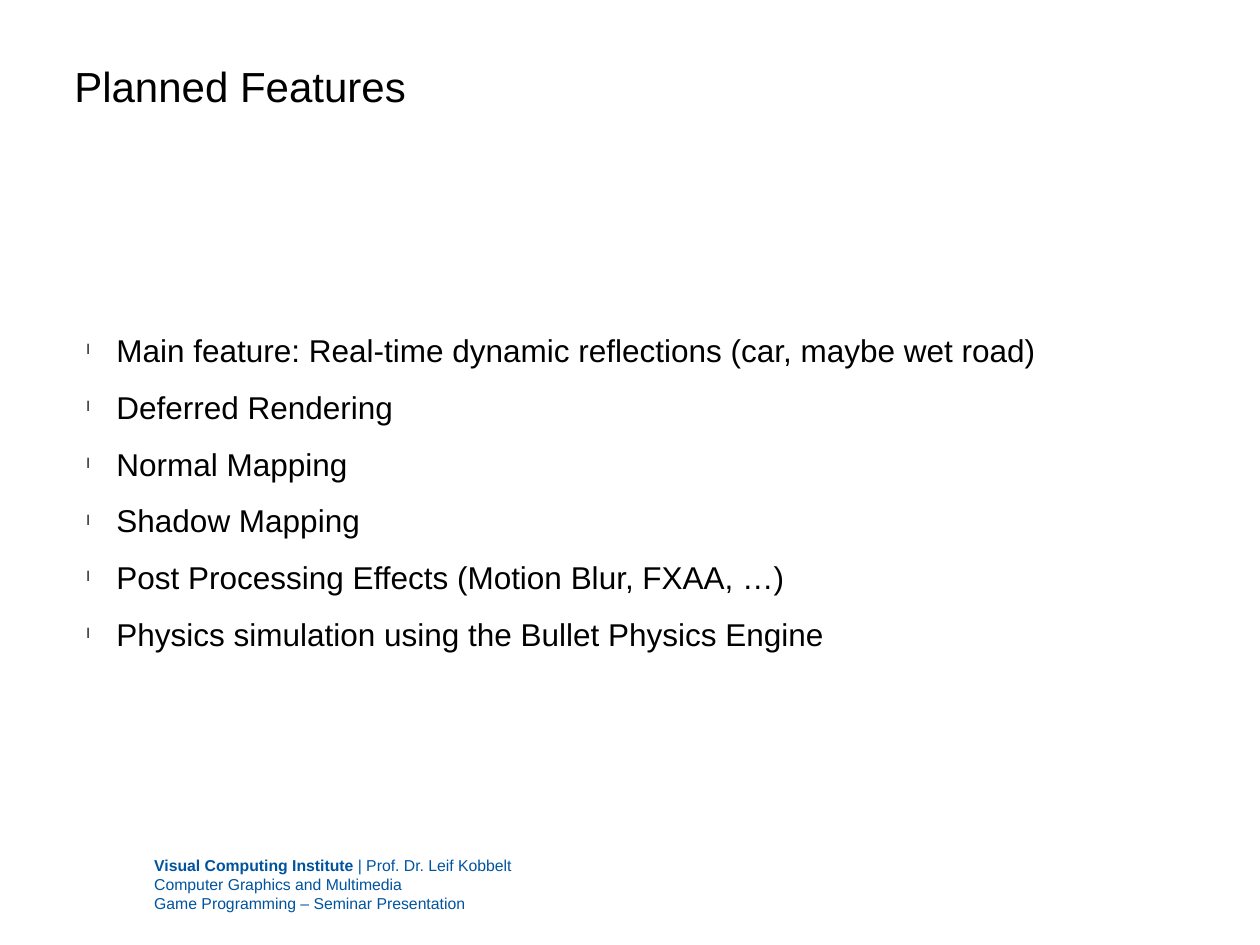
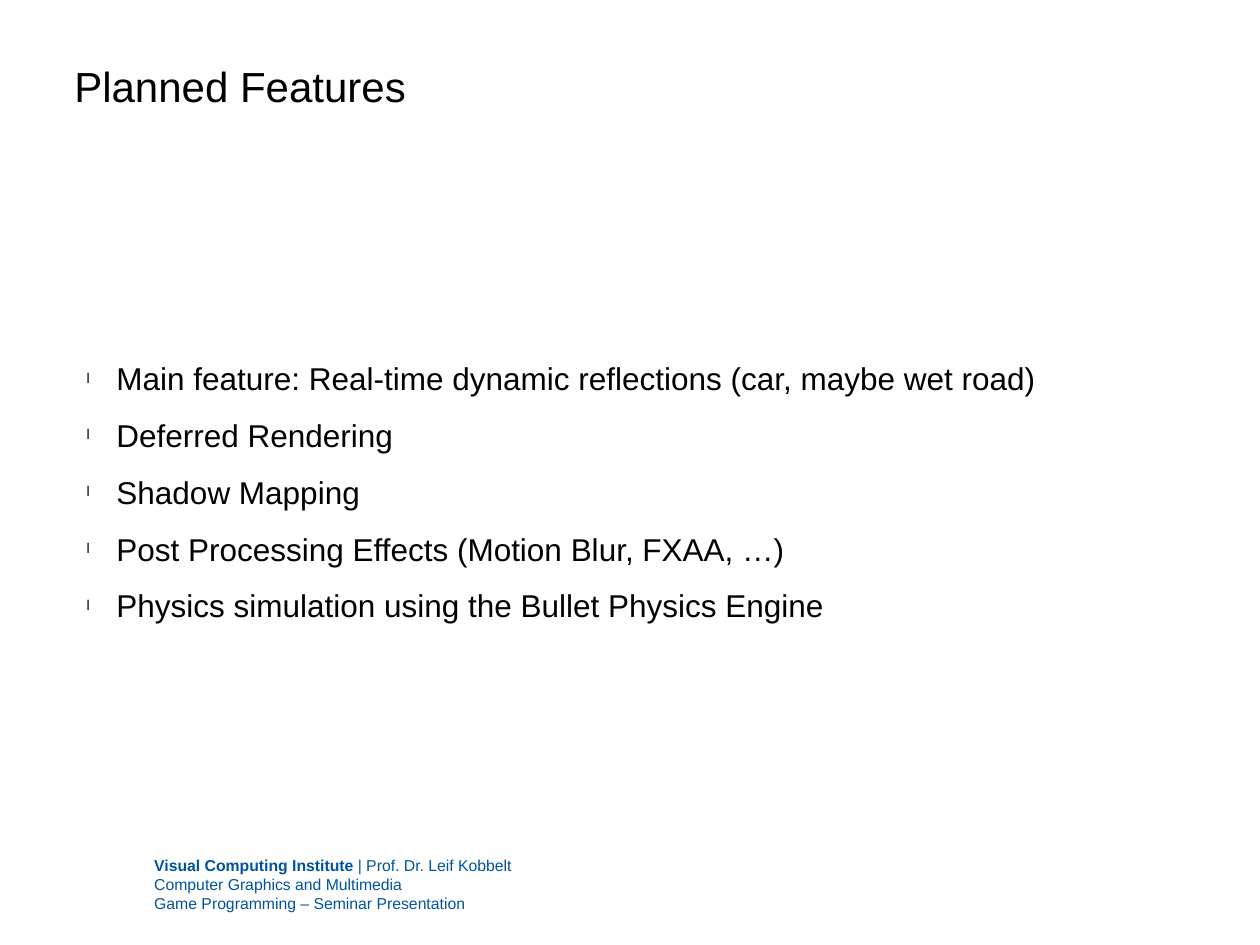
Before and after one commit to F-Wehling/raceflection, a slide deck: slide 2 of presentation/Seminar Presentation Slides.pptx. Drawn at 1260x945 pixels with LibreOffice and Linux fonts; fonts in the diff are those of the drawing; background and template pictures are left out. Boxes give left, top, right and bottom in pixels: in the first picture for what was removed or moved away, otherwise in the second. Text is boxed around its words. In the diff, an @@ line names an element or a change of style, - is before the commit and + after.

```diff
--- a/presentation/Seminar Presentation Slides.pptx
+++ b/presentation/Seminar Presentation Slides.pptx
@@ text at bbox=[116, 453, 348, 482]: paragraph removed @@
-l Normal Mapping
```
Also in this commit, not shown: 2 other slides changed, 3 slides added, 4 slides removed.
